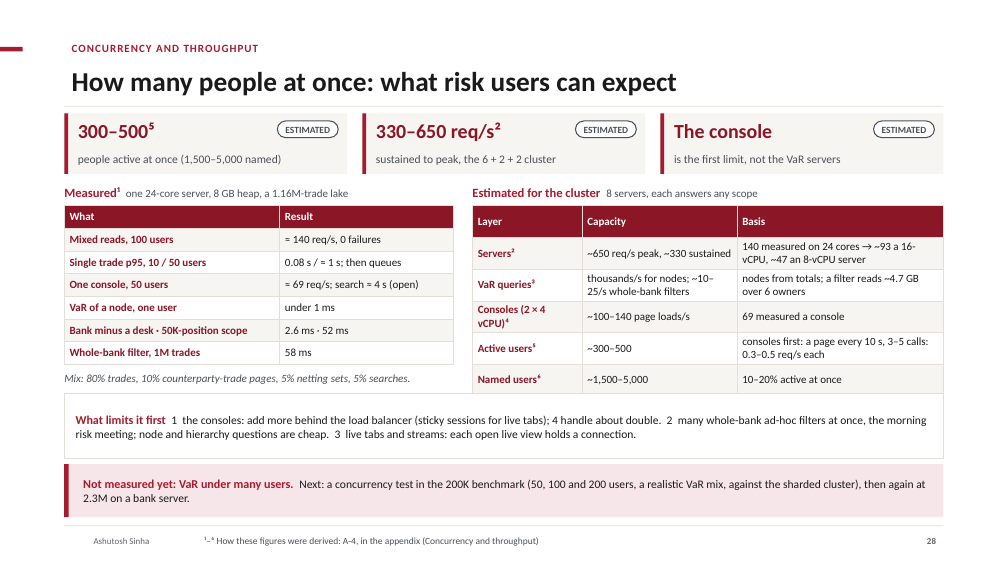
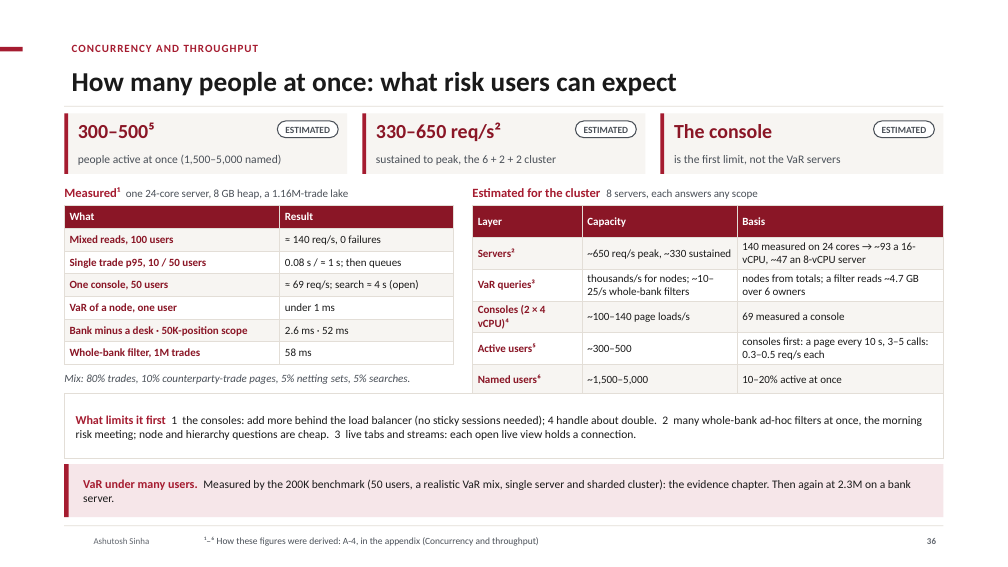
Before and after one commit to ajsinha/drishti, a slide deck: slide 36 of docs/publications/Drishti-VaR-Engine.pptx (slide 28 before the commit). Drawn at 1008x567 pixels with LibreOffice and Linux fonts; fonts in the diff are those of the drawing; background and template pictures are left out. Boxes give left, top, right and bottom in pixels: in the first picture for what was removed or moved away, otherwise in the second. Text is boxed around its words. In the diff, an @@ line names an element or a change of style, - is before the commit and + after.

```diff
--- a/docs/publications/Drishti-VaR-Engine.pptx
+++ b/docs/publications/Drishti-VaR-Engine.pptx
@@ text at (x1=76, y1=415, x2=922, y2=440): text changed @@
-What limits it first 1 the consoles: add more behind the load balancer (sticky sessions for live tabs); 4 handle about double. 2 many whole-bank ad-hoc filters at once, the morning risk meeting; node and hierarchy questions are cheap. 3 live tabs and streams: each open live view holds a connection.
+What limits it first 1 the consoles: add more behind the load balancer (no sticky sessions needed); 4 handle about double. 2 many whole-bank ad-hoc filters at once, the morning risk meeting; node and hierarchy questions are cheap. 3 live tabs and streams: each open live view holds a connection.
@@ text at (x1=83, y1=479, x2=911, y2=502): text changed @@
-Not measured yet: VaR under many users. Next: a concurrency test in the 200K benchmark (50, 100 and 200 users, a realistic VaR mix, against the sharded cluster), then again at 2.3M on a bank server.
+VaR under many users. Measured by the 200K benchmark (50 users, a realistic VaR mix, single server and sharded cluster): the evidence chapter. Then again at 2.3M on a bank server.
```
Also in this commit, not shown: 23 other slides changed, 13 slides added, 1 slide removed, 7 other files.
